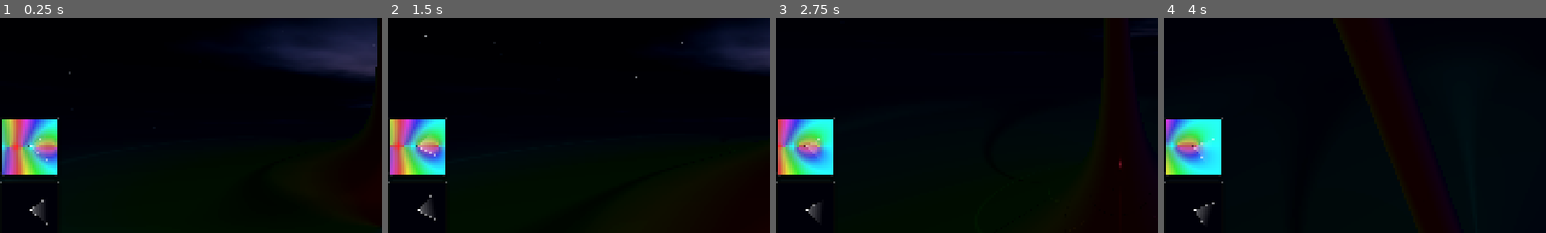
Above: before the commit, frames 1-4 (left to right).
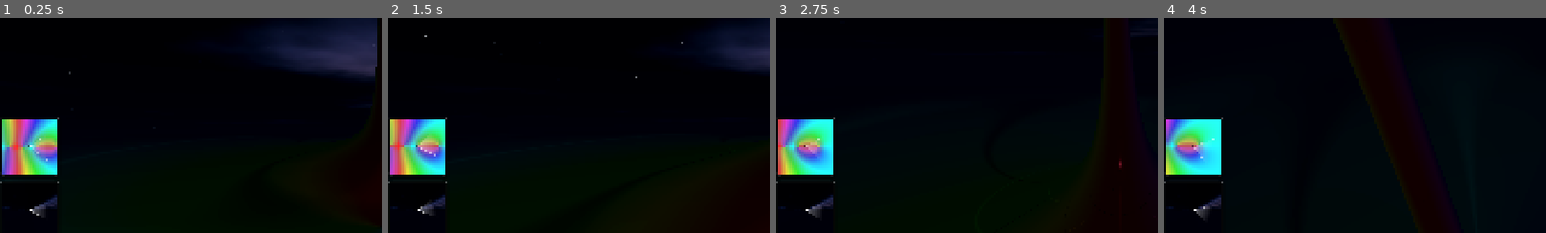
Above: after the commit, the same moments.

Repository: allanino/complex-functions-explorer
Game: Godot game, scene res://core/main.tscn
The game is run twice, just before and just after one commit, with the same random seed, the same clock (stepped at 60 frames per second) and the same inputs.
Inputs (mouse positions are % of the whole screen's width and height, from its top left):
- Up to frame 1 (0.25 s): no input
- Up to frame 2 (1.5 s): tap Enter at 0.5 s; move the mouse to (55, 50) at 0.52 s; hold W (move_forward) from 0.53 s (still down); tap G at 0.6 s; click (55, 50) at 0.67 s; tap Space at 0.77 s; move the mouse to (45, 50) at 1.27 s; tap N at 1.35 s
- Up to frame 3 (2.75 s): keep holding W (move_forward); tap Space at 1.52 s; move the mouse to (52, 48) at 2.02 s; tap C at 2.1 s
- Up to frame 4 (4 s): keep holding W (move_forward); move the mouse to (49, 52) at 2.77 s; tap Z at 2.85 s; click (49, 52) at 2.92 s; tap Space at 3.02, 3.77 s; move the mouse to (57, 51) at 3.52 s; tap R at 3.6 s
The pictures show only the part of the screen within x 0-50%, y 24-74%; the shares and areas given below are measured in that part.

The runs differ from the first frame. In frame 1, 0.3% of the frame differs, in the area x 1-15%, y 82-97%; in frame 2, 0.3%; in frame 3, 0.2%; in frame 4, 0.2%.

Commit message:
Update 3D minimap camera to use a 45-degree angled view
- Modified `ui/mini_terrain_3d.tscn` to tilt the `MinimapCamera` down by 45 degrees.
- Extended the camera `far` plane to `10000.0` to prevent early clipping of the terrain when zoomed out at an angle.
- Updated `ui/mini_terrain_3d.gd` to position the camera behind and above the player by calculating an appropriate +Y and +Z distance based on zoom.
- Applied trigonometric foreshortening (`0.707106` multiplier) to the Y-axis of the FOV overlay lines so the cone visually matches the orthographic squash of the 45-degree angle.

Co-authored-by: allanino <5325241+allanino@users.noreply.github.com>

Diff:
--- a/ui/mini_terrain_3d.gd
+++ b/ui/mini_terrain_3d.gd
@@ -22,8 +22,14 @@
 	if not player or not main_camera:
 		return
 
-	minimap_camera.global_position = Vector3(player.global_position.x, 200.0 * GameState.effective_zoom, player.global_position.z)
-	minimap_camera.size = 80.0 * GameState.effective_zoom
+	var zoom = GameState.effective_zoom
+	var dist = 200.0 * zoom
+	minimap_camera.global_position = Vector3(
+		player.global_position.x,
+		dist,
+		player.global_position.z + dist
+	)
+	minimap_camera.size = 80.0 * zoom
 
 	fov_overlay.queue_redraw()
 
@@ -44,8 +50,9 @@
 	var left_angle = atan2(forward.y, forward.x) - fov_rad / 2.0
 	var right_angle = atan2(forward.y, forward.x) + fov_rad / 2.0
 
-	var p1 = center + Vector2(cos(left_angle), sin(left_angle)) * r
-	var p2 = center + Vector2(cos(right_angle), sin(right_angle)) * r
+	# Apply 0.7071 scale to Y to account for 45-degree orthographic foreshortening
+	var p1 = center + Vector2(cos(left_angle), sin(left_angle) * 0.707106) * r
+	var p2 = center + Vector2(cos(right_angle), sin(right_angle) * 0.707106) * r
 
 	var points = PackedVector2Array([center, p1, p2])
 	var colors = PackedColorArray([Color(1, 1, 1, 0.4), Color(1, 1, 1, 0.0), Color(1, 1, 1, 0.0)])
--- a/ui/mini_terrain_3d.tscn
+++ b/ui/mini_terrain_3d.tscn
@@ -59,10 +59,10 @@
 
 [node name="MinimapCamera" type="Camera3D" parent="Panel/MarginContainer/ClipPanel/SubViewportContainer/SubViewport"]
 unique_name_in_owner = true
-transform = Transform3D(1, 0, 0, 0, -4.37114e-08, 1, 0, -1, -4.37114e-08, 0, 200, 0)
+transform = Transform3D(1, 0, 0, 0, 0.707107, -0.707107, 0, 0.707107, 0.707107, 0, 200, 200)
 projection = 1
 size = 80.0
-far = 1000.0
+far = 10000.0
 
 [node name="FOVOverlay" type="Control" parent="Panel/MarginContainer/ClipPanel"]
 unique_name_in_owner = true
